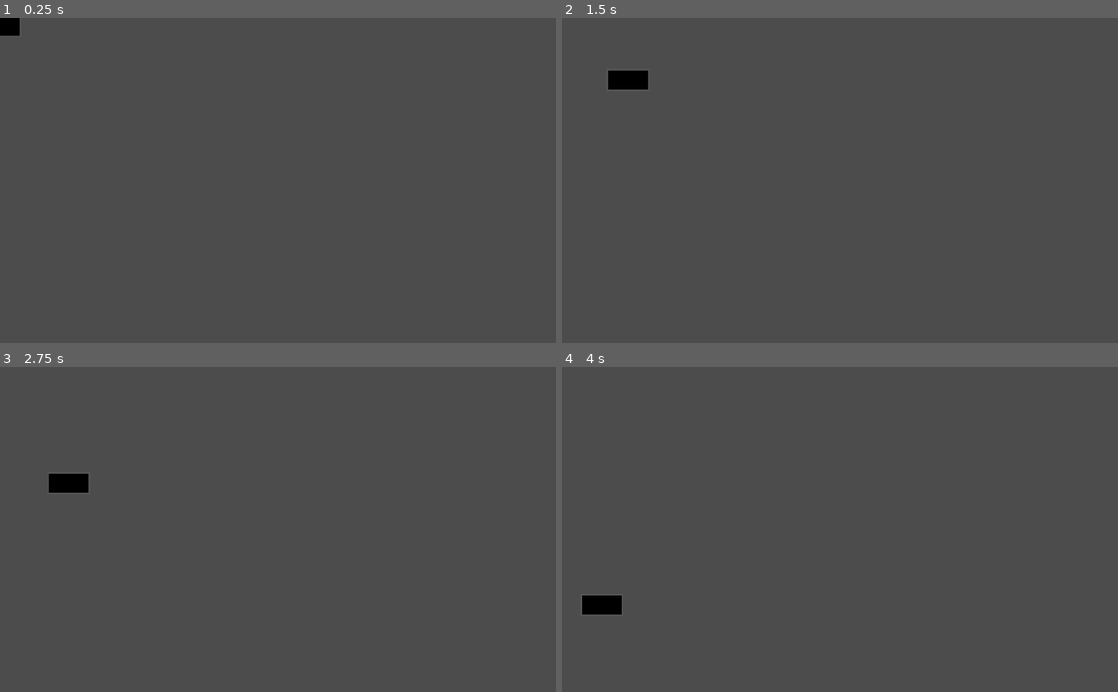
Above: before the commit, frames 1-4 (two rows, left to right).
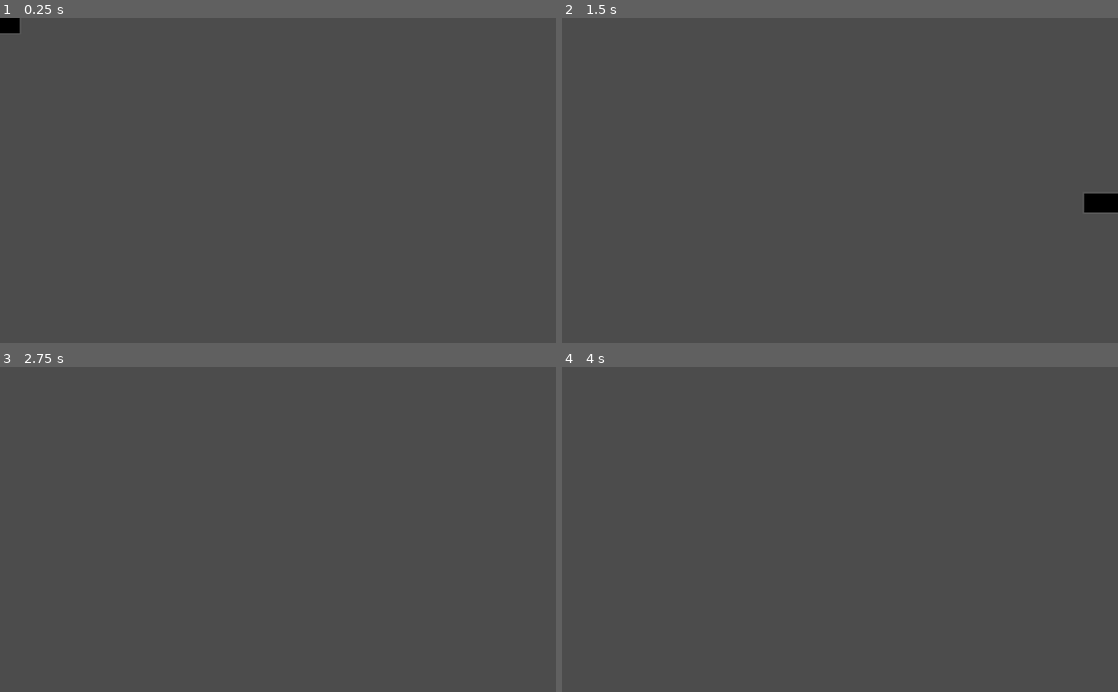
Above: after the commit, the same moments.

Repository: giraffegrenade/home-havoc
Game: Godot game, scene res://scenes/Drone.tscn
Same seed, same stepped clock (60 frames per second), same inputs: the game is played once before the commit and once after it. This scene is started directly instead of the project's main scene.
Inputs:
- Up to frame 1 (0.25 s): no input
- Up to frame 2 (1.5 s): hold Right (ui_right) 0.53-1.28 s; hold Left (ui_left) from 1.28 s (still down)
- Up to frame 3 (2.75 s): release Left (ui_left) at 2.03 s; hold Right (ui_right) from 2.03 s (still down)
- Up to frame 4 (4 s): release Right (ui_right) at 2.78 s; hold Up (ui_up) 2.78-3.53 s; hold Left (ui_left) from 3.53 s (still down)

The runs differ from the first frame. In frame 1, less than 0.1% of the frame differs, in the area x 0-4%, y 4-6%; in frame 2, 0.8%, in the area x 8-100%, y 16-60%; in frame 3, 0.4%; in frame 4, 0.4%.

Commit message:
Added drone logic

Diff:
--- a/HomeHavoc/scenes/Drone.gd
+++ b/HomeHavoc/scenes/Drone.gd
@@ -1,17 +1,15 @@
 extends KinematicBody2D
 
 const UP = Vector2(0, -1)
-const GRAVITY = 20
-const MAX_SPEED = 300
-const ACCELERATION = 50
+const GRAVITY = 5
+const MAX_SPEED = 2000
+const ACCELERATION = 40
 
 var velocity = Vector2()
 
 func _physics_process(delta):
 	velocity.y += GRAVITY
-	var friction = false
 
-	# Drone movement
 	if Input.is_action_pressed("ui_right"):
 		velocity.x = min(velocity.x + ACCELERATION, MAX_SPEED)
 		$Sprite.flip_h = false
@@ -19,13 +17,6 @@
 		velocity.x = max(velocity.x - ACCELERATION, -MAX_SPEED)
 		$Sprite.flip_h = true
 	elif Input.is_action_pressed("ui_up"):
-		velocity.y = min(velocity.y + ACCELERATION, MAX_SPEED)
-	"""
-	else:
-		$Sprite.play("Idle")
-		friction = true
-	"""
+		velocity.y = max(velocity.y - ACCELERATION, -MAX_SPEED)
 
-	velocity.x = lerp(velocity.x, 0, 0.2)
-	velocity.y = lerp(velocity.y, 0, 0.2)
 	velocity = move_and_slide(velocity, UP)
Binary file added: HomeHavoc/art/Ground.png
Not shown, added: HomeHavoc/art/Ground.png.import
